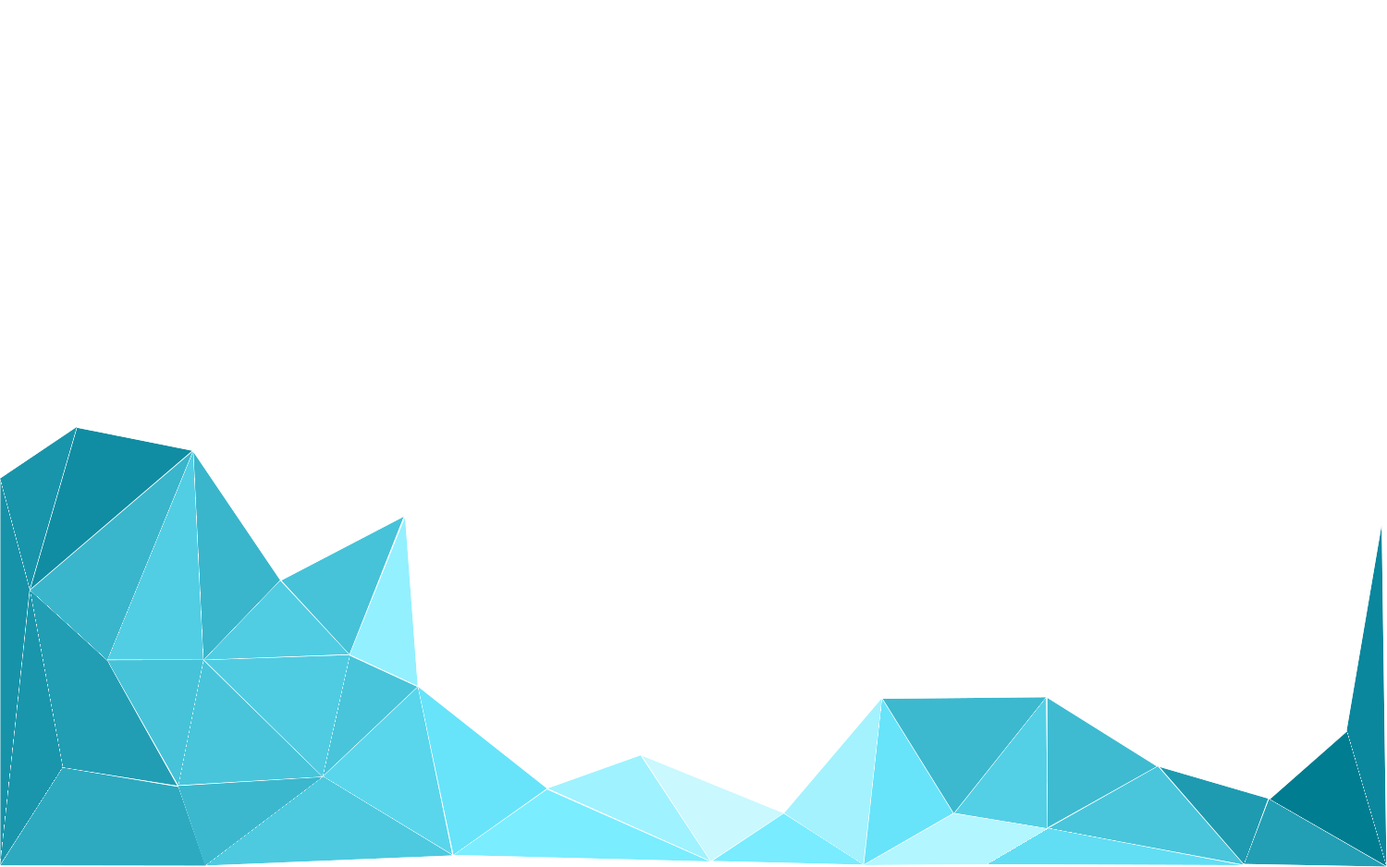
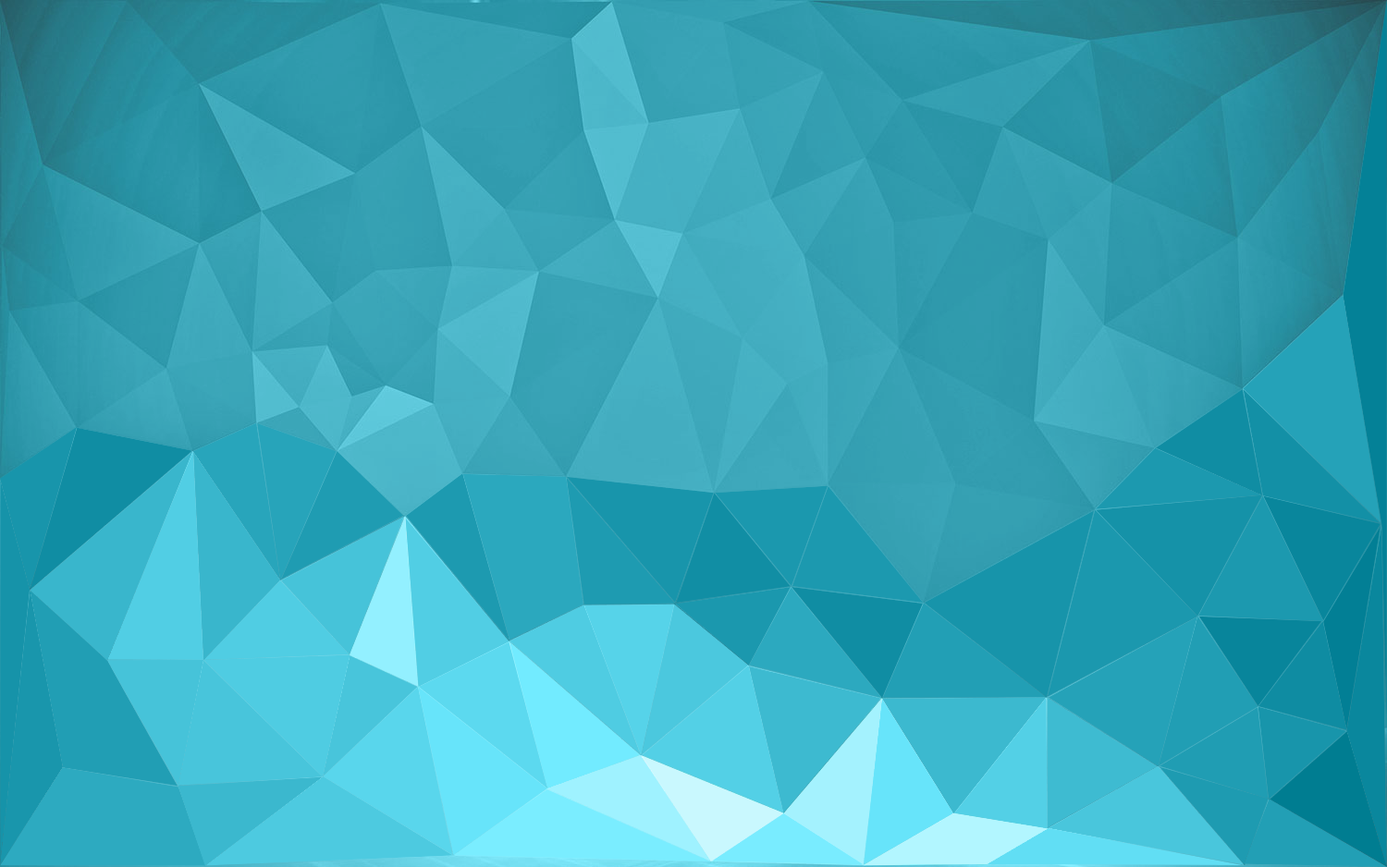
Layered file, before and after one edit (1387x867). Changes by layer:
painted on "2.0" over [193, 0, 1387, 814]
showed "header_bg copia.jpg", opacity 100% → 85% over [0, 0, 1387, 867]
